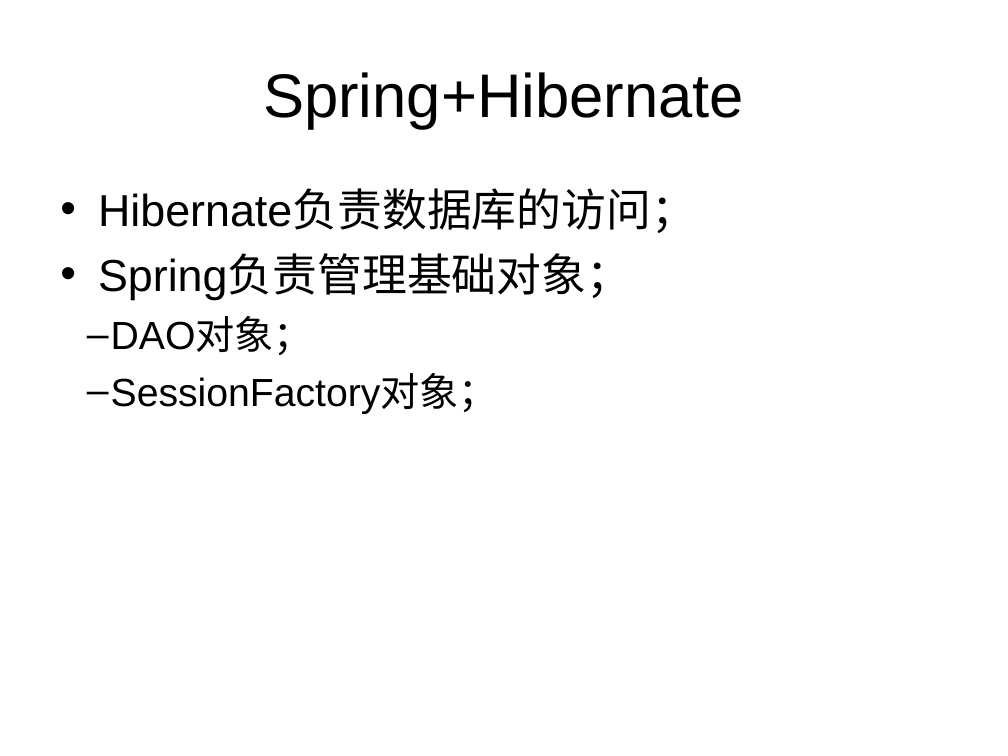
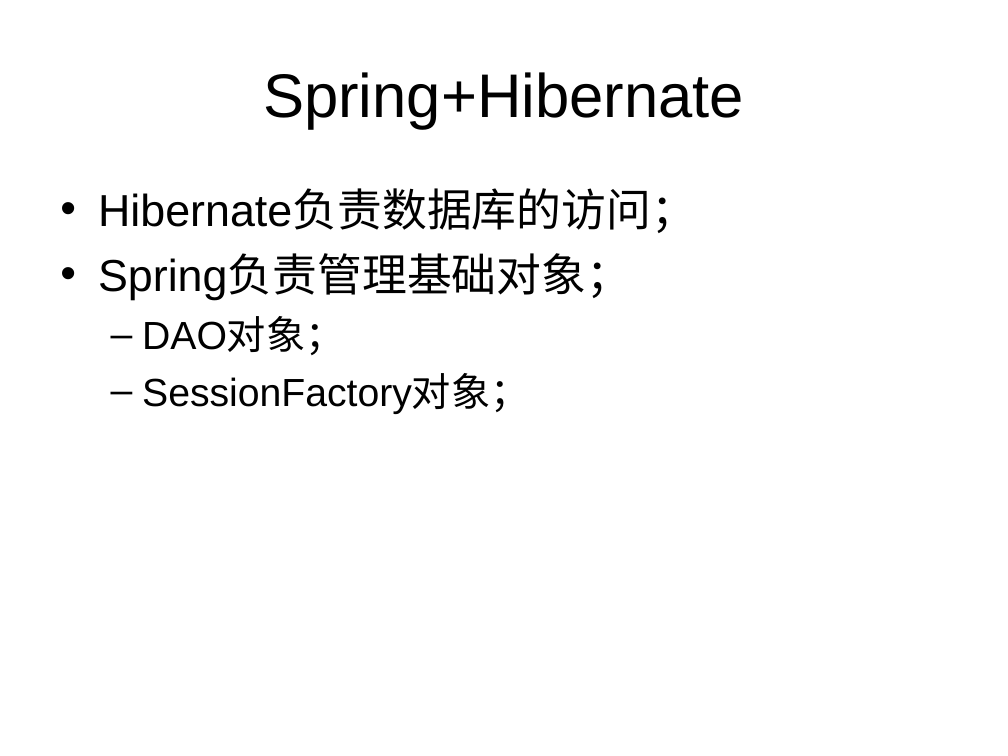
Before and after one commit to liangshanhero/sa, a slide deck: slide 3 of sa/文档/2019 软件体系结构（09）：Spring+Hibernate.ppt. Drawn at 1008x756 pixels with LibreOffice and Linux fonts; fonts in the diff are those of the drawing. Boxes give left, top, right and bottom in pixels: in the first picture for what was removed or moved away, otherwise in the second. Text is boxed around its words. In the diff, an @@ line names an element or a change of style, - is before the commit and + after.

```diff
--- a/sa/文档/2019 软件体系结构（09）：Spring+Hibernate.ppt
+++ b/sa/文档/2019 软件体系结构（09）：Spring+Hibernate.ppt
@@ text at box(142, 318, 529, 414): indent changed @@
```
Also in this commit, not shown: 1 other slide changed, 5 other files.
